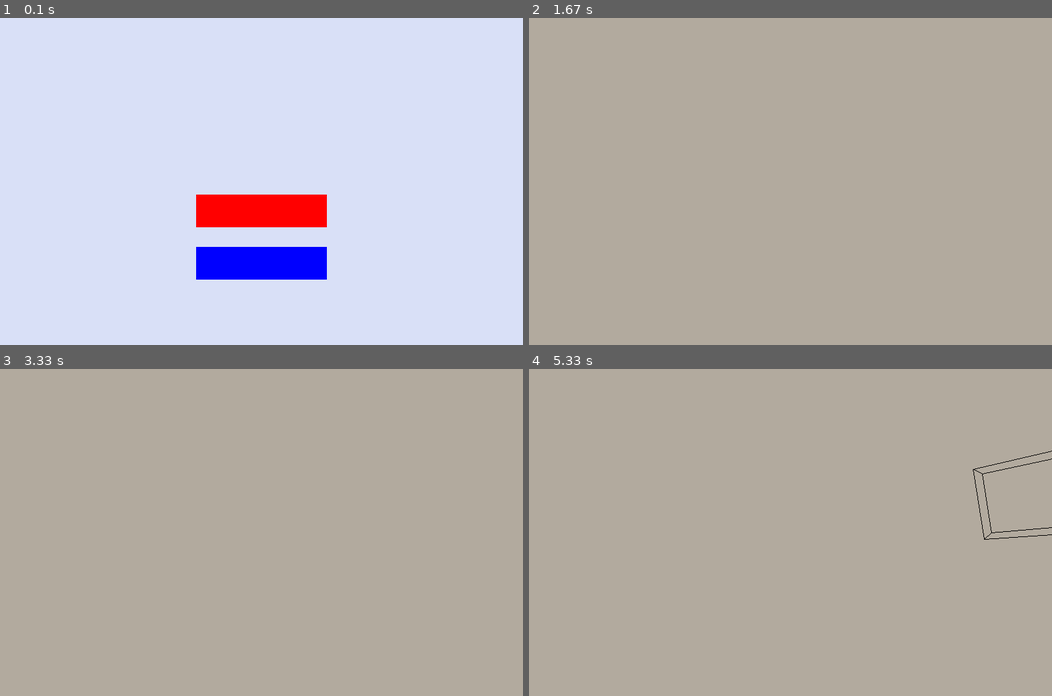
Above: before the commit, frames 1-4 (two rows, left to right).
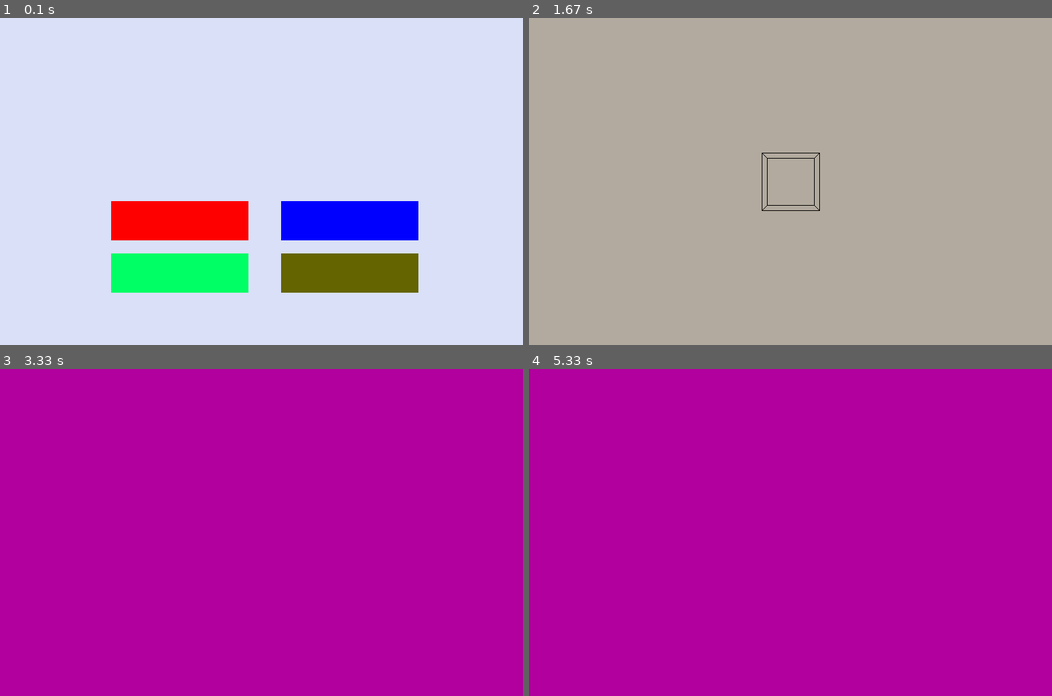
Above: after the commit, the same moments.

Repository: Jlu22/15-112-Term-Project
Game: pygame game, started from __init__.py
The game is run twice, just before and just after one commit, with the same random seed, the same clock (stepped at 60 frames per second) and the same inputs.
Inputs (mouse positions are in pixels of both pictures, inside the frame that each line leads up to):
- Up to frame 1 (0.1 s): no input
- Up to frame 2 (1.67 s): click (884, 220) at 0.38 s; hold N 0.67-1.13 s; move the mouse to (628, 132) at 0.7 s; press the mouse at (795, 217) at 1.2 s; move the mouse to (795, 217) at 1.3 s; release the mouse at (790, 220) at 1.43 s
- Up to frame 3 (3.33 s): hold M 2.5-2.97 s; move the mouse to (449, 506) at 2.53 s; press the mouse at (177, 571) at 3.03 s; move the mouse to (219, 610) at 3.13 s; release the mouse at (266, 653) at 3.27 s
- Up to frame 4 (5.33 s): press the mouse at (706, 571) at 3.37 s; move the mouse to (769, 614) at 3.47 s; release the mouse at (827, 656) at 3.6 s; hold N 4.73-5.03 s; move the mouse to (921, 440) at 4.77 s; press the mouse at (706, 571) at 5.1 s; move the mouse to (701, 581) at 5.2 s; move the mouse to (691, 591) at 5.3 s

The runs differ from the first frame. In frame 1, 14% of the frame differs, in the area x 21-80%, y 54-84%; in frame 2, 0.2%; in frame 3, 100%, in the area x 0-100%, y 0-100%; in frame 4, 100%.

Commit message:
changes to menu

Diff:
--- a/__init__.py
+++ b/__init__.py
@@ -12,13 +12,20 @@
         self.modelList = []
 
     def mousePressed(self, x, y):
+        print(x, y)
         if self.mode == "menu":
             self.menuMousePressed(x, y)
+        elif self.mode == "create":
+            self.createMousePressed(x, y)
+        elif self.mode == "assem":
+            self.assemMousePressed(x, y)
+        elif self.mode == "help":
+            self.helpMousePressed(x, y)
 
     def mouseDrag(self, x, y):
         if self.mode == "create":
             for model in self.modelList:
-                model.mouseDrag( x, y)
+                model.mouseDrag(x, y)
 
     def mouseMotion(self, x, y):
         if self.mode == "menu":
@@ -29,26 +36,39 @@
             self.menuKeyPressed(keyCode, modifier)
         elif self.mode == "create":
             self.createKeyPressed(keyCode, modifier)
+        elif self.mode == "assem":
+            self.assemKeyPressed(keyCode, modifier)
+        elif self.mode == "help":
+            self.helpKeyPressed(keyCode, modifier)
 
     def timerFired(self, dt):
         if self.mode == "menu":
             self.menuTimerFired(dt)
         elif self.mode == "create":
             self.createTimerFired(dt)
+        elif self.mode == "assem":
+            self.assemTimerFired(dt)
 
     def redrawAll(self, screen):
         if self.mode == "menu":
             self.menuRedrawAll(screen)
         elif self.mode == "create":
             self.createRedrawAll(screen)
+        elif self.mode == "assem":
+            self.assemRedrawAll(screen)
+        elif self.mode == "help":
+            self.helpRedrawAll(screen)
 
 ##          Menu          ##
 
-    def menuInit(self):
-        pass
-
     def menuMousePressed(self, x, y):
-        self.mode = "create"
+        if (170 <= x <= 380) and (280 <= y <= 340):
+            self.mode = "create"
+        elif (430 <= x <= 650) and (280 <= y <= 340):
+            self.mode = "assem"
+        elif (170 <= x <= 380) and (360 <= y <= 420):
+            self.mode = "help"
+        #elif (430 <= x <= 650) and (360 <= y <= 420):
 
     def menuKeyPressed(self, keyCode, modifier):
         pass
@@ -58,15 +78,16 @@
 
     def menuRedrawAll(self, screen):
         self.bgColor = (217, 224, 247)
-        pygame.draw.rect(screen, (255, 0, 0), (300, 270, 200, 50))
-        pygame.draw.rect(screen, (0, 0, 255), (300, 350, 200, 50))
+        pygame.draw.rect(screen, (255, 0, 0), (170, 280, 210, 60))
+        pygame.draw.rect(screen, (0, 0, 255), (430, 280, 210, 60))
+        pygame.draw.rect(screen, (0, 255, 100), (170, 360, 210, 60))
+        pygame.draw.rect(screen, (100, 100, 0), (430, 360, 210, 60))
         pygame.display.flip()
 
 ##          Create Model          ##
 
-    def createTimerFired(self, dt):
-        for model in self.modelList:
-            model.timerFired(dt)
+    def createMousePressed(self, x, y):
+        pass
 
     def createKeyPressed(self, keyCode, modifier):
         if keyCode == pygame.K_n:
@@ -75,15 +96,47 @@
             self.modelList = []
             self.mode = "menu"
 
+    def createTimerFired(self, dt):
+        for model in self.modelList:
+            model.timerFired(dt)
+
     def createRedrawAll(self, screen):
-        self.bgColor = (178, 170, 158)
+        self.bgColor = (178, 0, 158)
         for model in self.modelList:
             model.redrawAll(screen)
         pygame.display.update((0, 50, 800, 400))
 
 ##          Assembly          ##
 
+    def assemMousePressed(self, x, y):
+        pass
+
+    def assemKeyPressed(self, keyCode, modifier):
+        if keyCode == pygame.K_n:
+            self.modelList.append(Model(self.width, self.height, self._keys))
+        if keyCode == pygame.K_m:
+            self.modelList = []
+            self.mode = "menu"
+
+    def assemTimerFired(self, dt):
+        for model in self.modelList:
+            model.timerFired(dt)
+
+    def assemRedrawAll(self, screen):
+        self.bgColor = (178, 170, 158)
+        for model in self.modelList:
+            model.redrawAll(screen)
+        pygame.display.update((0, 50, 800, 400))
 
 ##          Help Screen          ##
 
+    def helpMousePressed(self, x, y):
+        pass
+
+    def helpKeyPressed(self, keyCode, modifier):
+        pass
+
+    def helpRedrawAll(self, screen):
+        pass
+
 PyCAD(800, 500).run()
